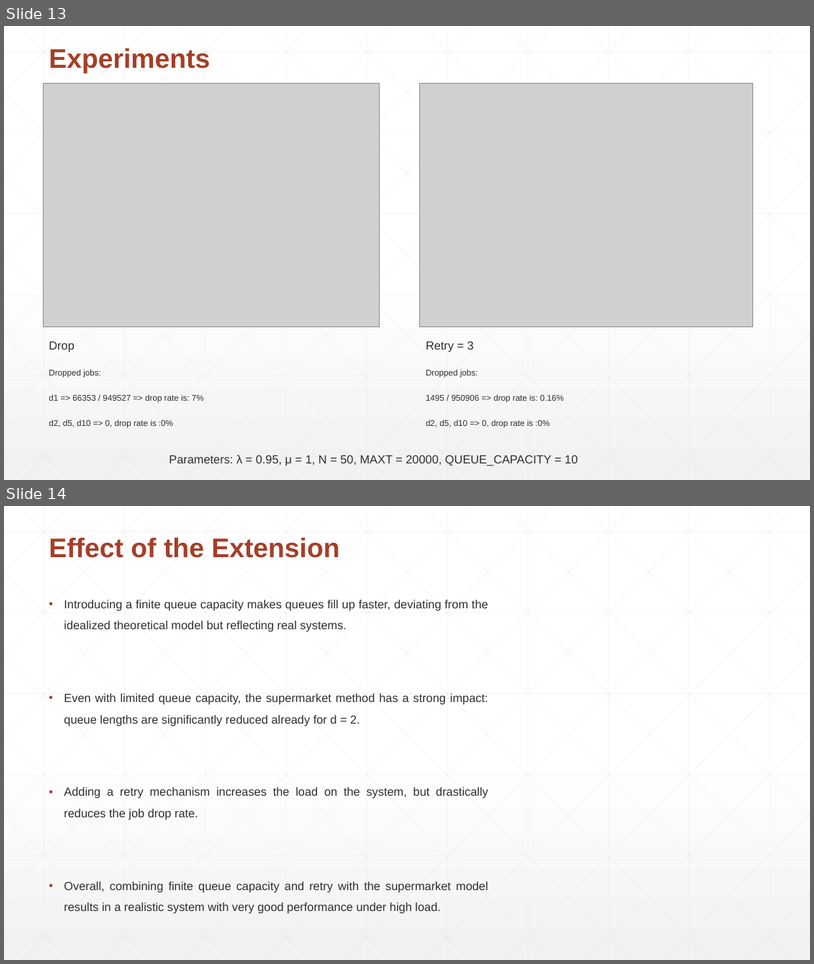
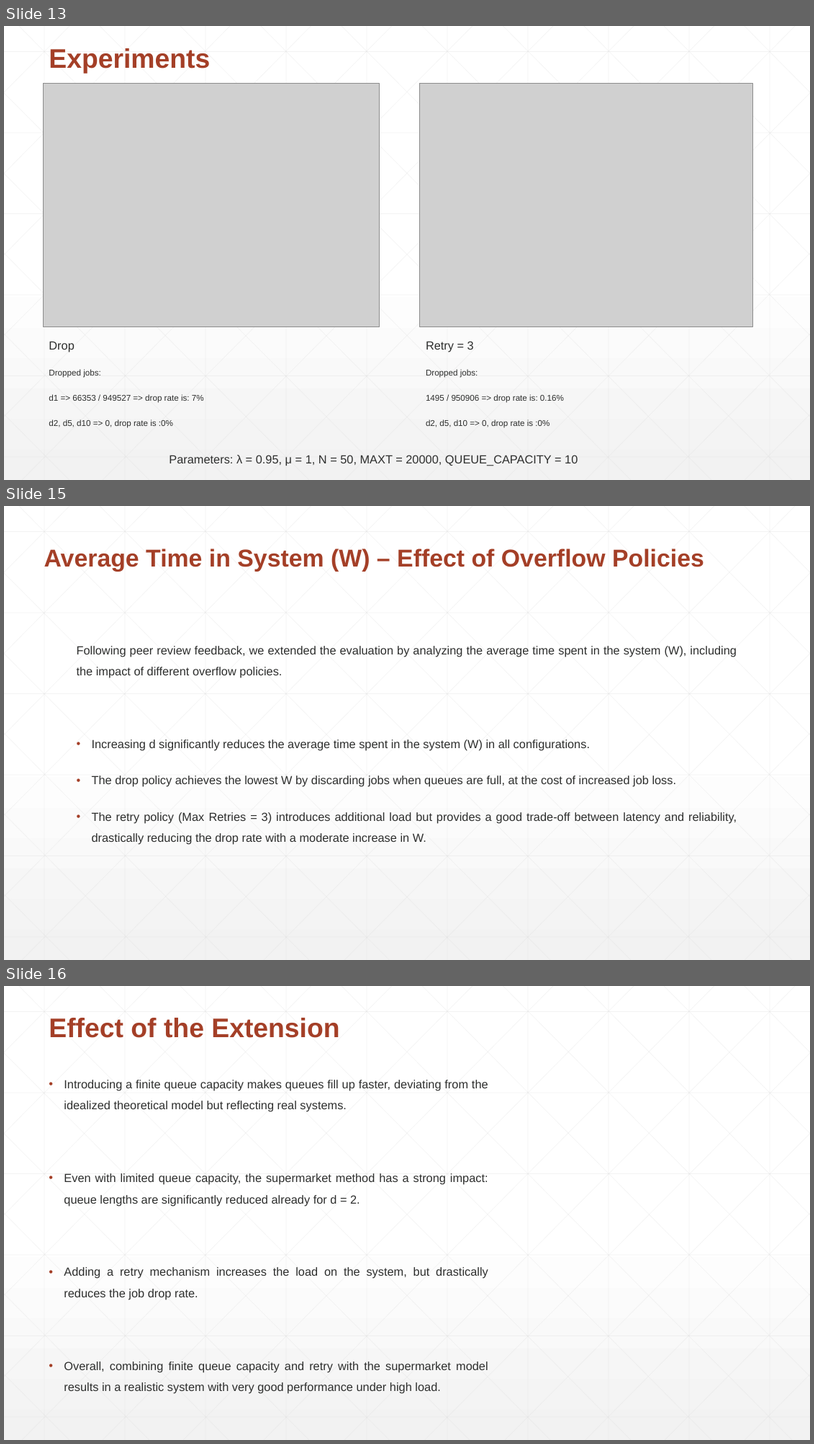
Before and after one commit to Argon2002/DC_Assignment1, a slide deck: Assignment 1.pptx. Shown one above the other, each under a label of ours: slides 13 and 14 before the commit, slides 13, 15 and 16 after it; the slides between them are not shown. The pictures are 814x964 and 814x1444 pixels, drawn with LibreOffice and Linux fonts; fonts in the diff are those of the drawing; grey boxes stand for pictures. Boxes give left, top, right and bottom in pixels: in the first picture for what was removed or moved away, otherwise in the second. Text is boxed around its words. In the diff, an @@ line names an element or a change of style, - is before the commit and + after.

```diff
--- a/Assignment 1.pptx
+++ b/Assignment 1.pptx
@@ slide 15 added at <box>4,506,810,960</box>, background gradient #FFFFFF to #F2F2F2; not listed: 46 template elements that a slide beside it also shows @@
@@ text added at <box>44,548,705,572</box>, 29 pt, text #A43F27, bold @@
+Average Time in System (W) – Effect of Overflow Policies
@@ text added at <box>77,646,737,844</box>, 14 pt, text #2D2E2D @@
+Following peer review feedback, we extended the evaluation by analyzing the average time spent in the system (W), including the impact of different overflow policies.
+• Increasing d significantly reduces the average time spent in the system (W) in all configurations.
+• The drop policy achieves the lowest W by discarding jobs when queues are full, at the cost of increased job loss.
+• The retry policy (Max Retries = 3) introduces additional load but provides a good trade-off between latency and reliability, drastically reducing the drop rate with a moderate increase in W.
@@ what was slide 14 is now slide 16 @@
```
Also in this commit, not shown: 1 slide changed, 1 other slide added, 7 other files.
